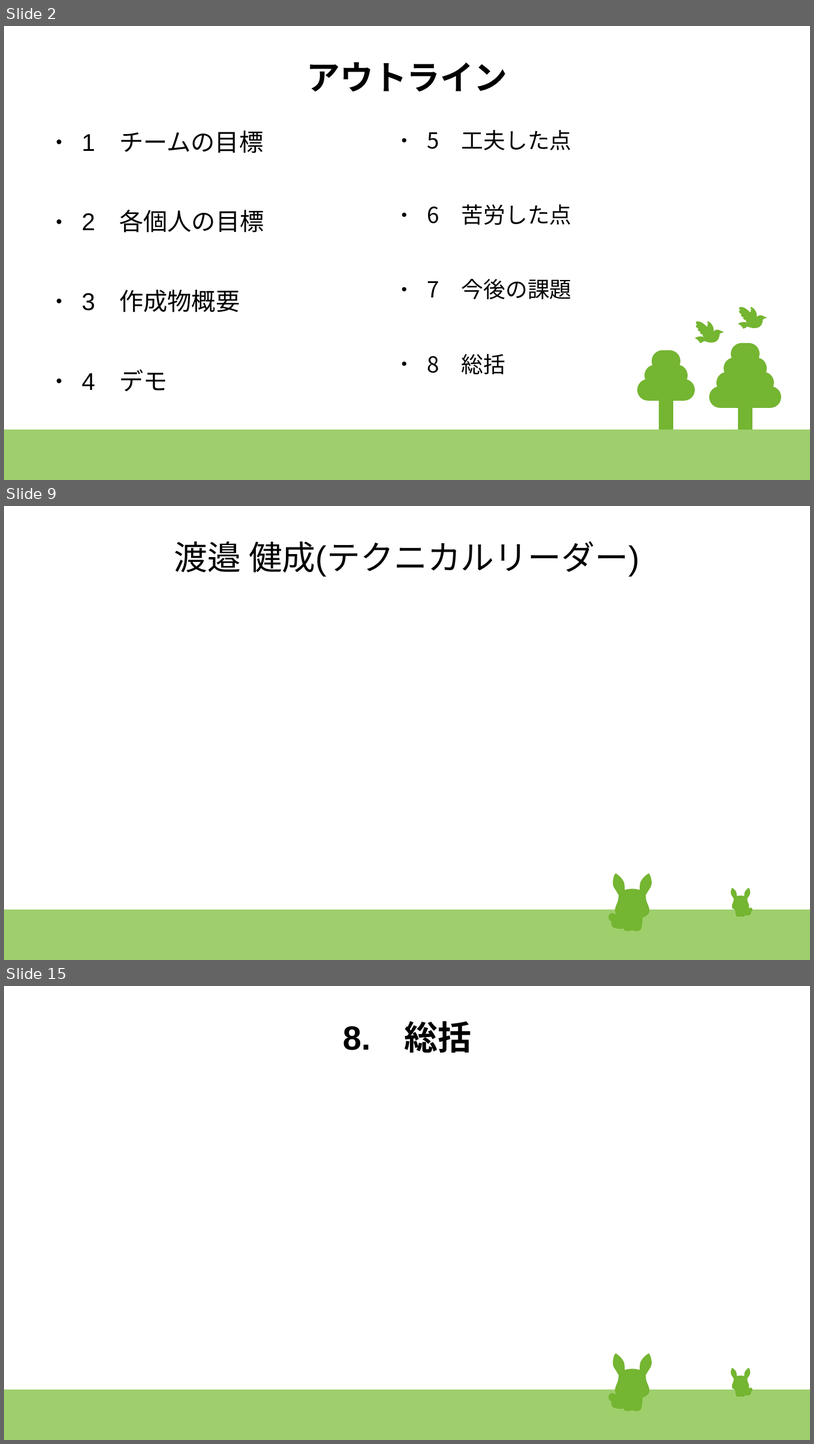
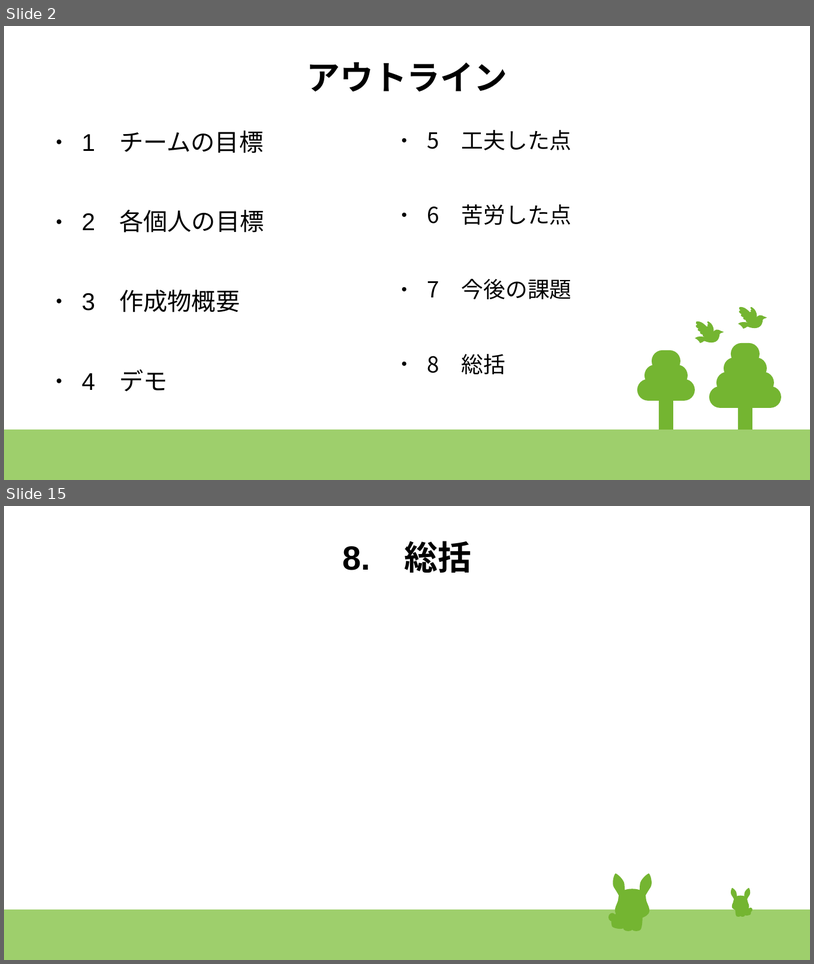
Before and after one commit to 17bd089s/shopping, a slide deck: document/発表スライド改.odp. Shown one above the other, each under a label of ours: slides 2, 9 and 15 before the commit, slides 2 and 15 after it; the slides between them are not shown. The pictures are 814x1444 and 814x964 pixels, drawn with LibreOffice and Linux fonts; fonts in the diff are those of the drawing. Boxes give left, top, right and bottom in pixels: in the first picture for what was removed or moved away, otherwise in the second. Text is boxed around its words. In the diff, an @@ line names an element or a change of style, - is before the commit and + after.

```diff
--- a/document/発表スライド改.odp
+++ b/document/発表スライド改.odp
@@ slide 9 removed at (x1=4, y1=506, x2=810, y2=960), background #FFFFFF; not listed: 47 template elements that a slide beside it also shows @@
@@ title removed at (x1=174, y1=541, x2=640, y2=577) @@
-渡邉 健成(テクニカルリーダー)
```
Also in this commit, not shown: 11 slides changed, 2 slides added, 1 other slide removed.
